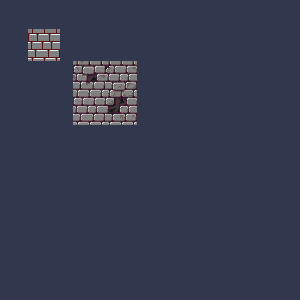
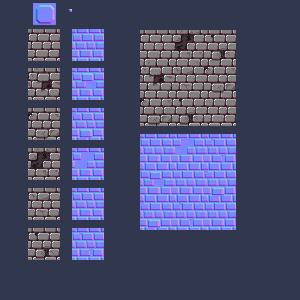
Layered file, before and after one edit (300×300). Changes by layer:
hid "Layer 9" over left=73, top=61, right=137, bottom=125
added group "Group 1 copy" with 1 layers above "Group 1" over left=28, top=3, right=236, bottom=260
added layer "Layer 10" (1st of 2, in "Group 1 copy") in group "Group 1 copy" over left=28, top=3, right=236, bottom=260
painted on "Background" over left=28, top=29, right=60, bottom=61
